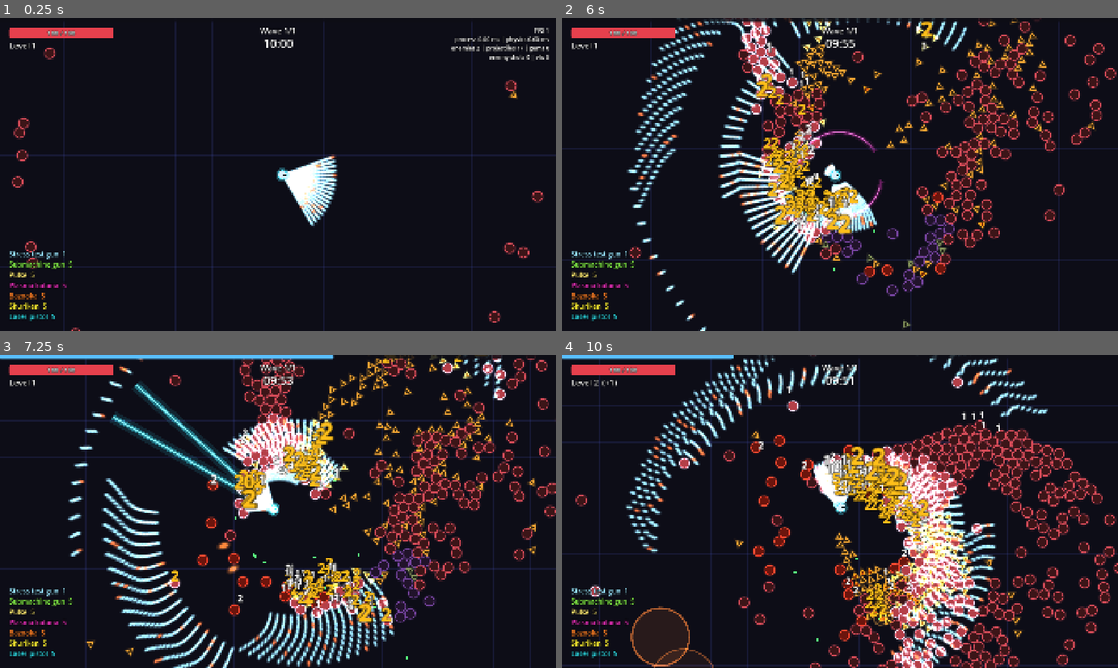
Above: before the commit, frames 1-4 (two rows, left to right).
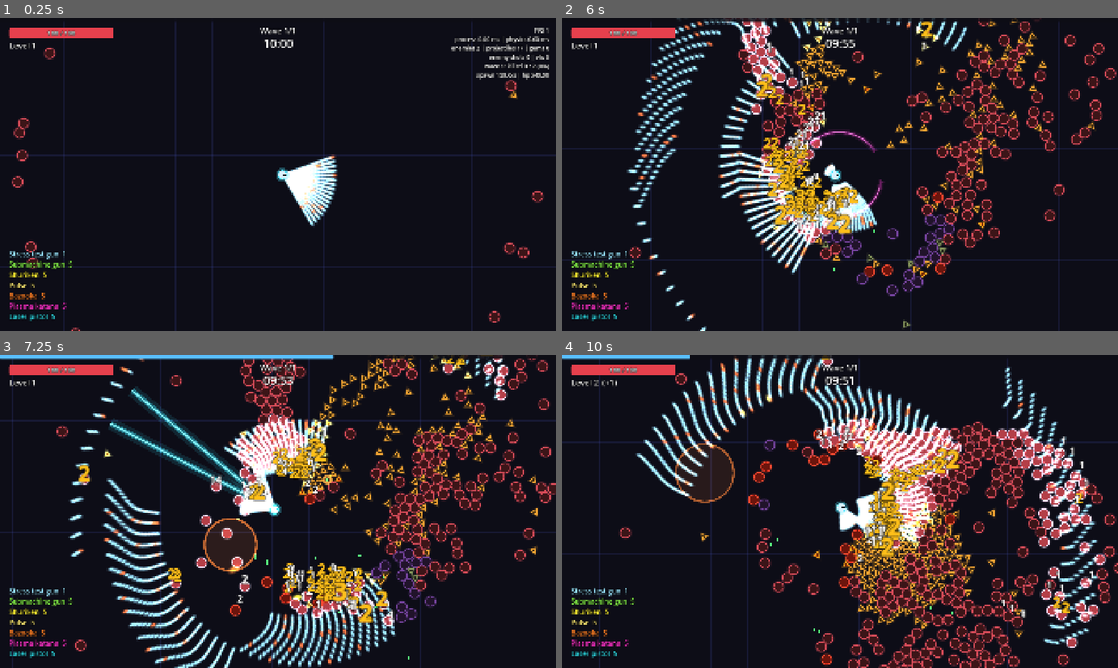
Above: after the commit, the same moments.

Repository: Mowgli2000/survivor-game
Game: Godot game, scene res://src/debug/stress_test.tscn
Same seed, same stepped clock (60 frames per second), same inputs: the game is played once before the commit and once after it. This scene is started directly instead of the project's main scene.
Inputs (mouse positions are in pixels of both pictures, inside the frame that each line leads up to):
- Up to frame 1 (0.25 s): no input
- Up to frame 2 (6 s): tap Enter at 0.5 s; move the mouse to (962, 158) at 0.52 s; hold D (move_right) 0.53-1.25 s; hold Shift 0.53-1.25 s; click (962, 158) at 0.67 s; drag from (728, 190) to (812, 237) at 1.27 s; move the mouse to (895, 105) at 2.02 s; hold D (move_right) 2.03-2.75 s; tap Ctrl at 2.1 s; drag from (812, 237) to (673, 127) at 2.77 s; move the mouse to (1006, 221) at 3.52 s; hold A (move_left) 3.53-4.25 s; tap Alt at 3.6 s; tap F3 (debug_toggle) at 4.15 s; drag from (673, 127) to (756, 96) at 4.27 s; move the mouse to (867, 174) at 5.02 s; hold S (move_down) 5.03-5.75 s; hold Shift 5.03-5.75 s; click (867, 174) at 5.17 s; drag from (756, 96) to (728, 190) at 5.77 s
- Up to frame 3 (7.25 s): move the mouse to (400, 495) at 6.52 s; hold W (move_up) from 6.53 s (still down); tap Ctrl at 6.6 s
- Up to frame 4 (10 s): release W (move_up) at 7.25 s; drag from (728, 527) to (812, 574) at 7.27 s; move the mouse to (895, 442) at 8.02 s; hold S (move_down) 8.03-8.75 s; tap Alt at 8.1 s; drag from (812, 574) to (673, 464) at 8.77 s; move the mouse to (1006, 558) at 9.52 s; hold W (move_up) from 9.53 s (still down); hold Shift from 9.53 s (still down); click (1006, 558) at 9.67 s

The runs differ from the first frame. In frame 1, 0.6% of the frame differs, in the area x 1-99%, y 14-94%; in frame 2, 0.8%; in frame 3, 25%; in frame 4, 37%, in the area x 0-100%, y 0-100%.

Commit message:
feat: Brotato-style waves, provisional boss and wave kill counters
- Wave durations: 20 s +5 s per wave up to 60 s, last wave 90 s
- Lower density until the shop exists: spawn rate up to 10/s, HP up to x3
- Provisional boss "Shogun" on wave 20: killing every boss ends the wave
  (wins the run on the last wave), surviving the timer also wins
- F3 overlay and console log show killed / spawned enemies per wave

Co-Authored-By: Claude Opus 5.5 <noreply@anthropic.com>

Diff:
--- /dev/null
+++ b/data/enemies/shogun.tres
@@ -0,0 +1,19 @@
+[gd_resource type="Resource" script_class="EnemyData" format=3]
+
+[ext_resource type="Script" path="res://src/enemies/enemy_data.gd" id="1_enemy"]
+
+[resource]
+script = ExtResource("1_enemy")
+id = &"shogun"
+name_key = "ENEMY_SHOGUN"
+movement = 0
+boss = true
+max_hp = 900.0
+speed = 75.0
+contact_damage = 30.0
+armor = 8.0
+radius = 48.0
+knockback_taken = 0.0
+xp_value = 0
+color = Color(1, 0.2, 0.75, 1)
+shape_sides = 8
--- a/data/stages/default.tres
+++ b/data/stages/default.tres
@@ -7,6 +7,7 @@
 [ext_resource type="Resource" path="res://data/enemies/runner.tres" id="5_runner"]
 [ext_resource type="Resource" path="res://data/enemies/shooter.tres" id="6_shooter"]
 [ext_resource type="Resource" path="res://data/enemies/tank.tres" id="7_tank"]
+[ext_resource type="Resource" path="res://data/enemies/shogun.tres" id="8_shogun"]
 
 [sub_resource type="Resource" id="Entry_grunt"]
 script = ExtResource("2_entry")
@@ -85,16 +86,25 @@
 count = 2
 elite = true
 
+[sub_resource type="Resource" id="Event_w20_boss"]
+script = ExtResource("3_event")
+wave = 20
+at_time = 1.0
+enemy = ExtResource("8_shogun")
+count = 1
+
 [resource]
 script = ExtResource("1_stage")
 id = &"default"
 wave_count = 20
 duration_first = 20.0
+duration_step = 5.0
 duration_last = 60.0
+final_wave_duration = 90.0
 spawn_rate_first = 1.5
-spawn_rate_last = 20.0
+spawn_rate_last = 10.0
 hp_multiplier_first = 1.0
-hp_multiplier_last = 5.0
+hp_multiplier_last = 3.0
 spawn_pool = Array[ExtResource("2_entry")]([SubResource("Entry_grunt"), SubResource("Entry_runner"), SubResource("Entry_shooter"), SubResource("Entry_tank")])
 max_enemies = 400
 spawn_distance = 1150.0
@@ -102,4 +112,4 @@
 elite_hp_multiplier = 5.0
 elite_xp_multiplier = 10.0
 elite_scale = 1.6
-events = Array[ExtResource("3_event")]([SubResource("Event_w5_horde"), SubResource("Event_w8_elite"), SubResource("Event_w10_elites"), SubResource("Event_w12_horde"), SubResource("Event_w15_elites"), SubResource("Event_w18_horde"), SubResource("Event_w18_elites")])
+events = Array[ExtResource("3_event")]([SubResource("Event_w5_horde"), SubResource("Event_w8_elite"), SubResource("Event_w10_elites"), SubResource("Event_w12_horde"), SubResource("Event_w15_elites"), SubResource("Event_w18_horde"), SubResource("Event_w18_elites"), SubResource("Event_w20_boss")])
--- a/localization/strings.csv
+++ b/localization/strings.csv
@@ -58,6 +58,7 @@
 WEAPON_BAZOOKA_DESC,Slow rocket that explodes and slows enemies.,Roquette lente qui explose et ralentit les ennemis.
 ENEMY_SHOOTER,Gunner,Tireur
 ENEMY_TANK,Juggernaut,Colosse
+ENEMY_SHOGUN,Shogun,Shogun
 WEAPON_STRESS,Stress test gun,Arme de test
 UI_WAVE,Wave,Vague
 UI_WAVE_CLEARED,Wave %d cleared!,Vague %d terminée !
--- a/src/debug/debug_overlay.gd
+++ b/src/debug/debug_overlay.gd
@@ -11,6 +11,9 @@
 var _pickups: PickupManager
 var _enemy_projectiles: EnemyProjectileManager
 var _vfx: Vfx
+var _state: RunState
+var _stage: StageData
+var _waves: WaveDirector
 var _timer: float = 0.0
 
 
@@ -21,6 +24,13 @@
 	_pickups = pickups
 	_enemy_projectiles = enemy_projectiles
 	_vfx = vfx
+
+
+## Optional: adds the current wave line (kills / spawns, spawn rate, HP multiplier).
+func setup_waves(state: RunState, stage: StageData, waves: WaveDirector) -> void:
+	_state = state
+	_stage = stage
+	_waves = waves
 
 
 func _init() -> void:
@@ -56,3 +66,10 @@
 		_enemies.active_count(), _projectiles.active_count(), _pickups.active_count(),
 		_enemy_projectiles.active_count(), _vfx.active_count(),
 	]
+	if _state != null and _waves.wave > 0:
+		var spawned := maxi(_state.wave_spawned, 1)
+		_label.text += "\nwave %d: killed %d / %d (%d%%)\nspawn %.1f/s | hp x%.2f" % [
+			_waves.wave, _state.wave_kills, _state.wave_spawned,
+			roundi(100.0 * _state.wave_kills / spawned),
+			_stage.spawn_rate_at(_waves.wave), _stage.hp_multiplier_at(_waves.wave),
+		]
--- a/src/debug/vfx_gallery.gd
+++ b/src/debug/vfx_gallery.gd
@@ -4,7 +4,7 @@
 ## Godot.exe --path . res://src/debug/vfx_gallery.tscn -- --out=<file.png>
 
 const LOOP := 0.5
-const ENEMY_IDS: Array[StringName] = [&"grunt", &"runner", &"shooter", &"tank"]
+const ENEMY_IDS: Array[StringName] = [&"grunt", &"runner", &"shooter", &"tank", &"shogun"]
 
 var _vfx: Vfx
 var _timer: float = 0.0
--- a/src/enemies/enemy_data.gd
+++ b/src/enemies/enemy_data.gd
@@ -10,6 +10,9 @@
 @export var id: StringName
 @export var name_key: String
 @export var movement: Movement = Movement.CHASE
+## Killing every living boss ends the current wave at once (Brotato rule:
+## on the last wave, it wins the run before the timer).
+@export var boss: bool = false
 
 @export_group("Stats")
 @export var max_hp: float = 10.0
--- a/src/enemies/enemy_manager.gd
+++ b/src/enemies/enemy_manager.gd
@@ -78,6 +78,14 @@
 
 func active_count() -> int:
 	return _active.size()
+
+
+## True while at least one boss is alive. Linear scan: only call it on boss events.
+func has_living_boss() -> bool:
+	for enemy in _active:
+		if enemy.data.boss and enemy.is_alive():
+			return true
+	return false
 
 
 ## Valid until the next physics frame of this manager (indices are compacted then).
--- a/src/run/run.gd
+++ b/src/run/run.gd
@@ -122,6 +122,7 @@
 
 	var overlay := DebugOverlay.new()
 	overlay.setup(enemies, projectiles, pickups, enemy_projectiles, vfx)
+	overlay.setup_waves(state, stage, waves)
 	add_child(overlay)
 
 	enemies.enemy_killed.connect(_on_enemy_killed)
@@ -146,16 +147,20 @@
 
 func _on_enemy_killed(data: EnemyData, pos: Vector2, elite: bool) -> void:
 	state.kills += 1
+	state.wave_kills += 1
 	var xp := data.xp_value
 	if elite:
 		xp = roundi(xp * stage.elite_xp_multiplier)
 	pickups.spawn_xp(pos, xp)
+	if data.boss and not enemies.has_living_boss():
+		waves.finish_wave()
 
 
 ## End of a wave: clear the arena, collect gems, heal, then resolve level-ups.
-func _on_wave_ended(_wave: int) -> void:
+func _on_wave_ended(wave: int) -> void:
 	if state.is_over:
 		return
+	_log_wave_stats(wave)
 	enemies.clear_all()
 	enemy_projectiles.clear_all()
 	pickups.collect_all()
@@ -166,6 +171,16 @@
 		get_tree().paused = true
 		wave_end_screen.open(waves.wave)
 	_resolve_level_ups()
+
+
+## Balancing aid (debug builds): one line per wave in the output console.
+func _log_wave_stats(wave: int) -> void:
+	if not OS.is_debug_build():
+		return
+	var spawned := maxi(state.wave_spawned, 1)
+	print("[wave %d] %ds | spawned %d | killed %d (%d%%) | left %d | level %d" % [
+		wave, roundi(stage.duration_at(wave)), state.wave_spawned, state.wave_kills,
+		roundi(100.0 * state.wave_kills / spawned), enemies.active_count(), progression.level])
 
 
 ## Offers one level-up at a time until none is pending.
--- a/src/run/run_state.gd
+++ b/src/run/run_state.gd
@@ -7,6 +7,9 @@
 var rng := RandomNumberGenerator.new()
 var elapsed: float = 0.0
 var kills: int = 0
+## Counters of the current wave (balancing: share of spawned enemies killed).
+var wave_spawned: int = 0
+var wave_kills: int = 0
 var is_over: bool = false
 
 
--- a/src/spawning/spawn_director.gd
+++ b/src/spawning/spawn_director.gd
@@ -37,6 +37,8 @@
 func begin_wave(wave: int) -> void:
 	_wave = wave
 	_accumulator = 0.0
+	_state.wave_spawned = 0
+	_state.wave_kills = 0
 	_pending_events = _stage.events_for(wave)
 	_eligible.clear()
 	_weights.clear()
@@ -61,6 +63,7 @@
 		if index < 0:
 			break
 		_enemies.spawn(_eligible[index], _pick_position(), hp_multiplier)
+		_state.wave_spawned += 1
 
 
 func _fire_events(elapsed: float, hp_multiplier: float) -> void:
@@ -76,6 +79,7 @@
 			var angle := offset + TAU * k / event.count
 			var pos := _player.global_position + Vector2.from_angle(angle) * _stage.spawn_distance
 			_enemies.spawn(event.enemy, pos.clamp(_arena.position, _arena.end), hp, event.elite)
+		_state.wave_spawned += event.count
 
 
 ## A point at `spawn_distance` from the player, inside the arena when possible.
--- a/src/waves/stage_data.gd
+++ b/src/waves/stage_data.gd
@@ -1,16 +1,23 @@
 class_name StageData
 extends Resource
-## A stage: a fixed number of timed waves. Wave values are interpolated
-## linearly from the first to the last wave; `events` add scripted spawns.
+## A stage: a fixed number of timed waves. Durations grow by a fixed step up to
+## a cap, Brotato-style (the last wave can have its own duration); spawn rate
+## and HP are interpolated linearly from the first to the last wave.
+## `events` add scripted spawns (hordes, elites, bosses).
 ## Instances live in data/stages/.
 
 @export var id: StringName
 @export var wave_count: int = 20
 
+@export_group("Durations")
+## Wave 1 duration in seconds; each wave adds `duration_step`, up to `duration_last`.
+@export var duration_first: float = 20.0
+@export var duration_step: float = 5.0
+@export var duration_last: float = 60.0
+## Duration of the last wave (boss wave). 0 = same rule as the other waves.
+@export var final_wave_duration: float = 0.0
+
 @export_group("Curves (wave 1 -> last wave)")
-## Wave duration in seconds.
-@export var duration_first: float = 20.0
-@export var duration_last: float = 60.0
 ## Enemies per second.
 @export var spawn_rate_first: float = 1.5
 @export var spawn_rate_last: float = 20.0
@@ -45,7 +52,10 @@
 
 
 func duration_at(wave: int) -> float:
-	return lerpf(duration_first, duration_last, t_at(wave))
+	if wave >= wave_count and final_wave_duration > 0.0:
+		return final_wave_duration
+	var steps := maxi(wave - 1, 0)
+	return minf(duration_first + duration_step * steps, maxf(duration_last, duration_first))
 
 
 func spawn_rate_at(wave: int) -> float:
--- a/src/waves/wave_director.gd
+++ b/src/waves/wave_director.gd
@@ -38,6 +38,13 @@
 	return _stage.duration_at(wave) - time_left
 
 
+## Ends the current wave on the next physics frame, through the normal path
+## (wave_ended, then run_won on the last wave). Used when every boss is dead.
+func finish_wave() -> void:
+	if in_wave:
+		time_left = 0.0
+
+
 func wave_count() -> int:
 	return _stage.wave_count
 
